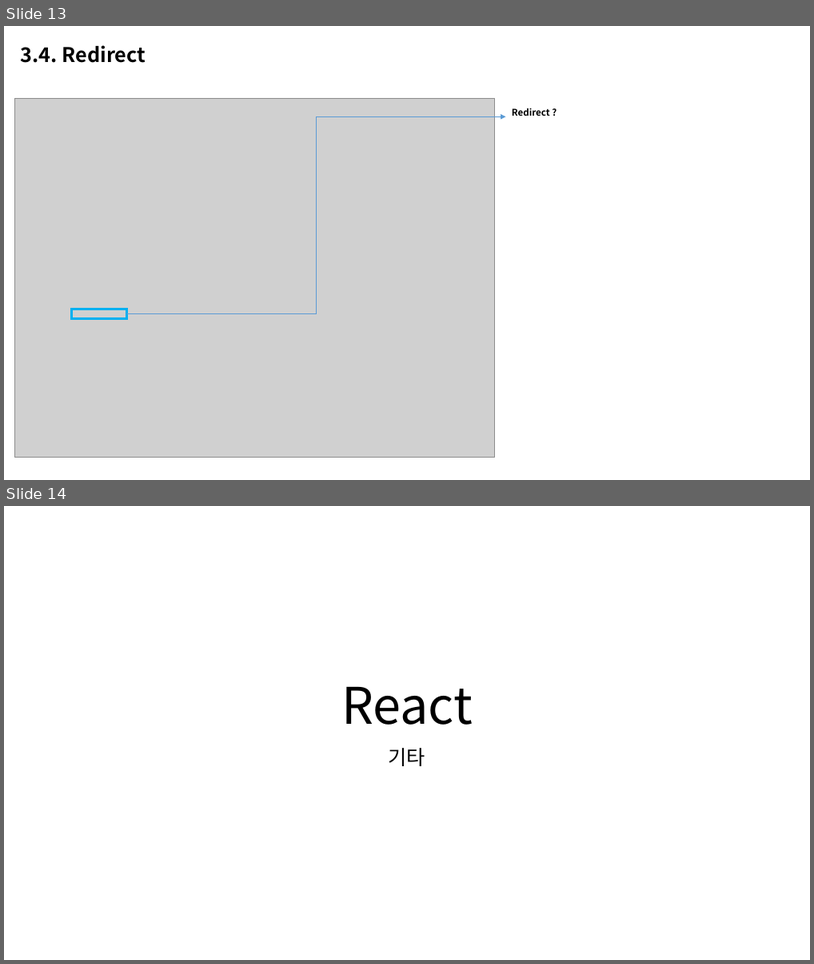
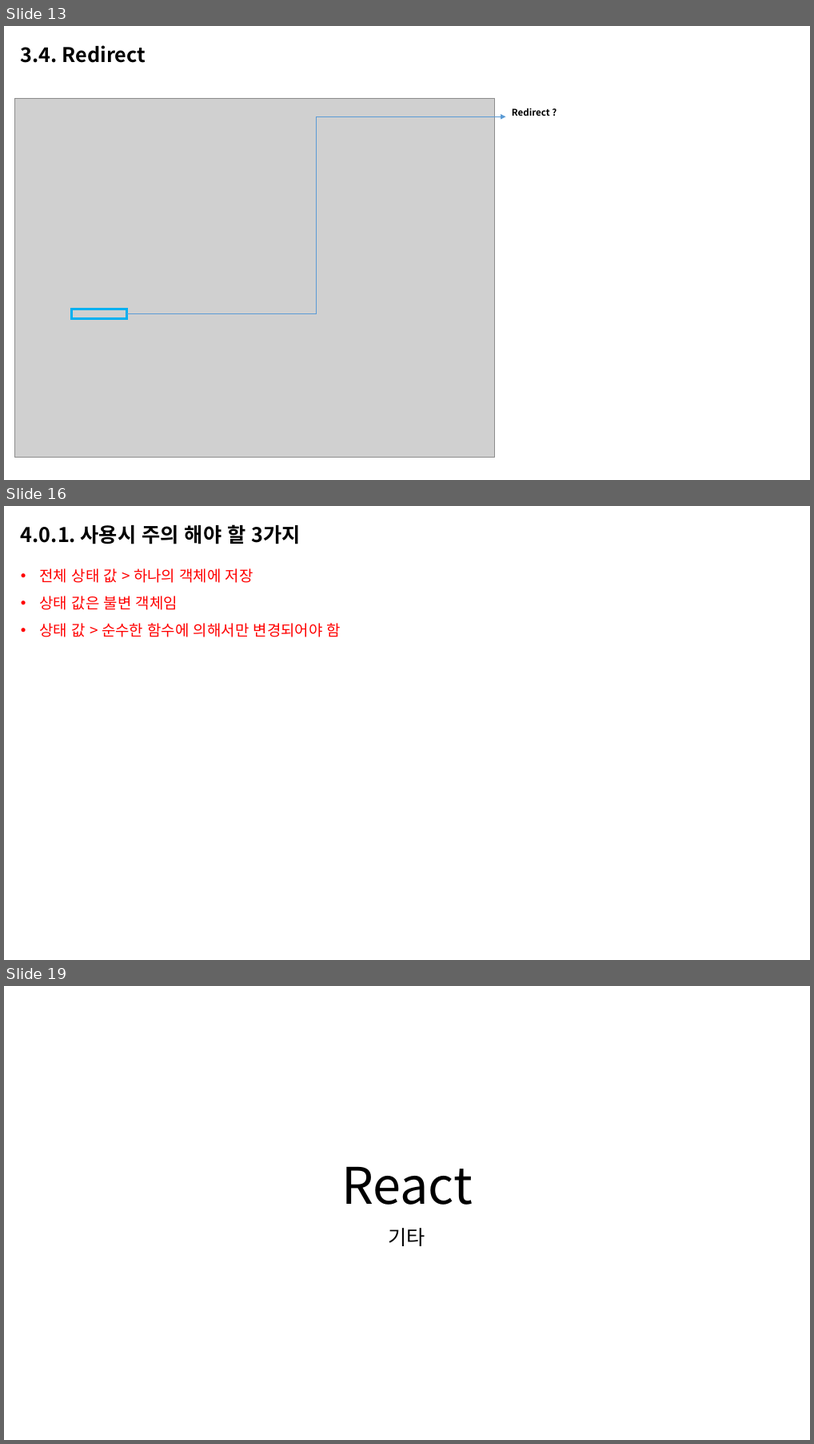
Before and after one commit to junni3h/insummnia, a slide deck: docs/리액트 정리.pptx. Shown one above the other, each under a label of ours: slides 13 and 14 before the commit, slides 13, 16 and 19 after it; the slides between them are not shown. The pictures are 814x964 and 814x1444 pixels, drawn with LibreOffice and Linux fonts; fonts in the diff are those of the drawing; grey boxes stand for pictures. Boxes give left, top, right and bottom in pixels: in the first picture for what was removed or moved away, otherwise in the second. Text is boxed around its words. In the diff, an @@ line names an element or a change of style, - is before the commit and + after.

```diff
--- a/docs/리액트 정리.pptx
+++ b/docs/리액트 정리.pptx
@@ slide 16 added at [4, 506, 810, 960], background #FFFFFF @@
@@ text added at [21, 524, 301, 544], 24 pt, text #000000, bold @@
+4.0.1. 사용시 주의 해야 할 3가지
@@ text added at [40, 568, 341, 637], 18 pt, text #FF0000 @@
+• 전체 상태 값 > 하나의 객체에 저장
+• 상태 값은 불변 객체임
+• 상태 값 > 순수한 함수에 의해서만 변경되어야 함
@@ what was slide 14 is now slide 19 @@
```
Also in this commit, not shown: 4 other slides added.
